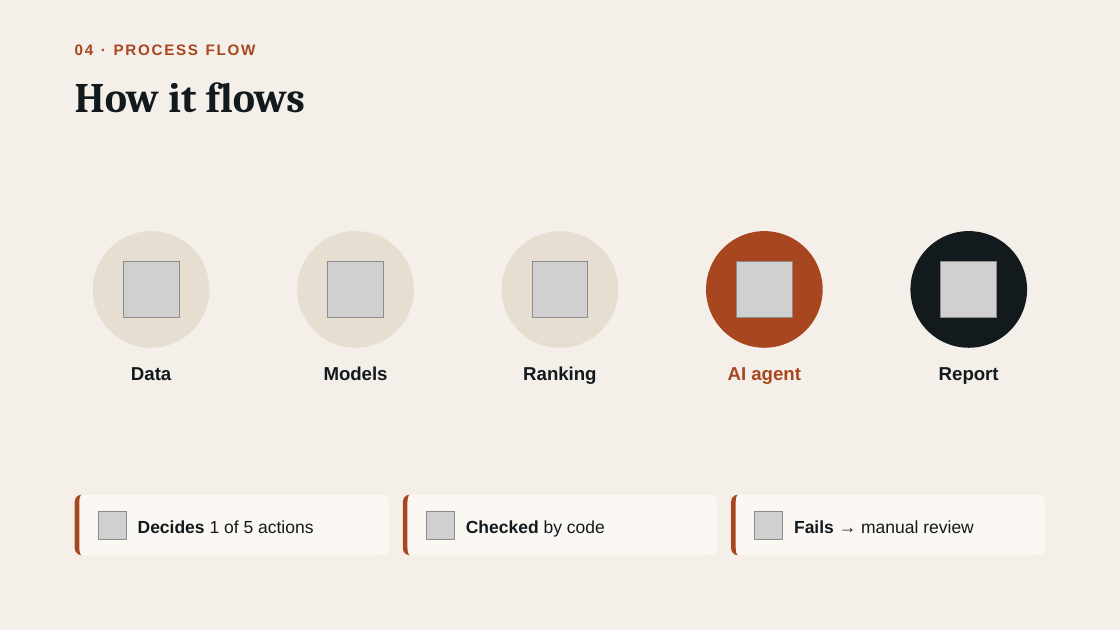
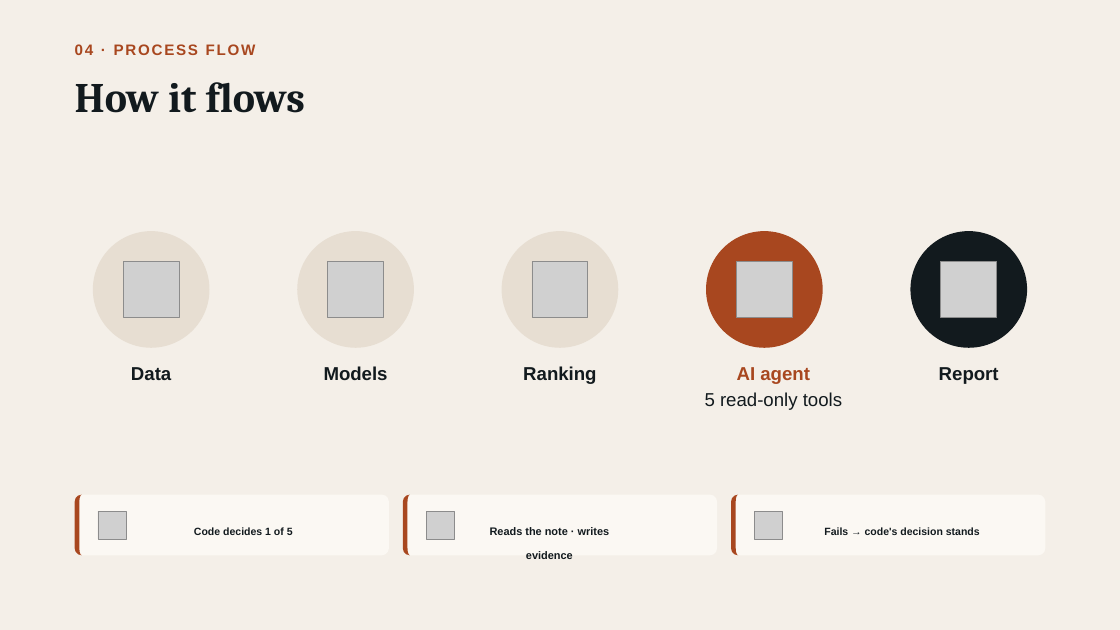
Before and after one commit to IfatDav/skin-lesion-assistant, a slide deck: slide 4 of Presentation/Skin Lesion Triage.pptx. Drawn at 1120x630 pixels with LibreOffice and Linux fonts; fonts in the diff are those of the drawing; grey boxes stand for pictures; background and template pictures are left out. Boxes give left, top, right and bottom in pixels: in the first picture for what was removed or moved away, otherwise in the second. Text is boxed around its words. In the diff, an @@ line names an element or a change of style, - is before the commit and + after.

```diff
--- a/Presentation/Skin Lesion Triage.pptx
+++ b/Presentation/Skin Lesion Triage.pptx
@@ text "AI agent": place and size @@
-text "AI agent" at (728,367,801,384)
+text "AI agent" at (705,367,842,410)
@@ text at (705,392,842,410): paragraph added @@
+5 read-only tools
@@ text at (194,527,293,535): text changed; size 15 to 9 pt; bold on @@
-Decides 1 of 5 actions
+Code decides 1 of 5
@@ text at (490,527,610,559): text changed; size 15 to 9.4 pt @@
-Checked by code
+Reads the note · writes evidence
@@ text at (824,527,980,535): text changed; size 15 to 9 pt; bold on @@
-Fails → manual review
+Fails → code's decision stands
```
Also in this commit, not shown: 4 other slides changed.
